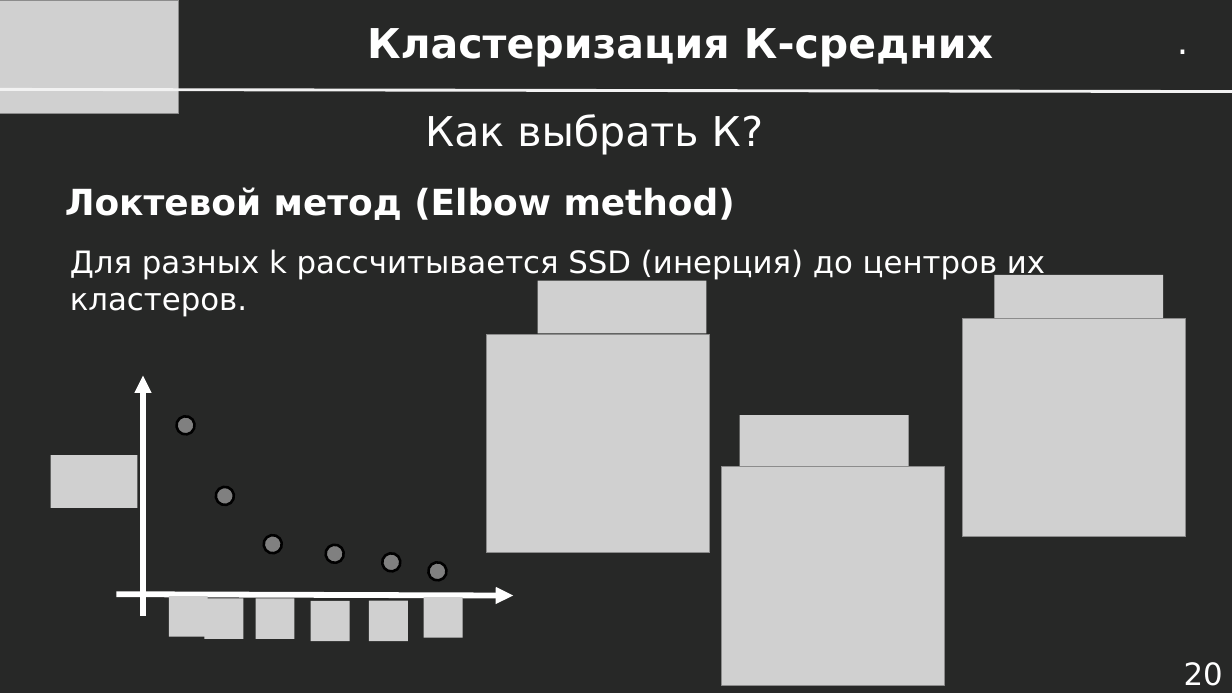
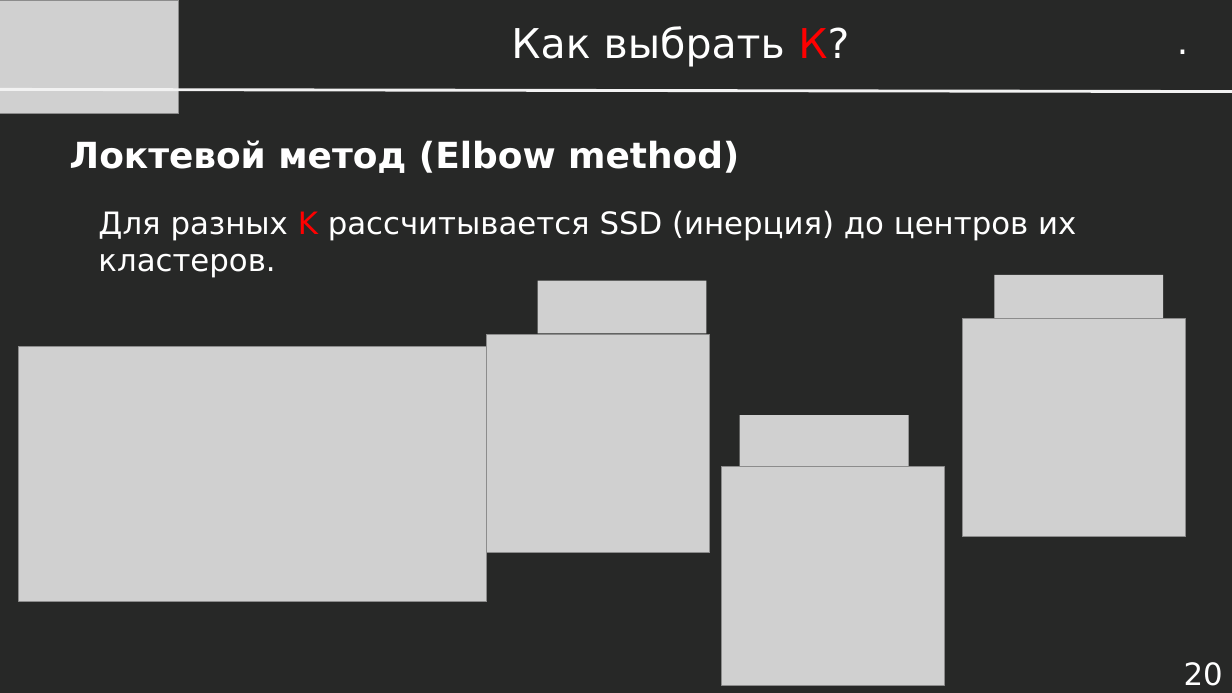
Before and after one commit to dayekb/Study, a slide deck: slide 20 of rus/UrFU/SberML/2023/Presentations/Лекция 1.08 - Кластеризация.pptx. Drawn at 1232x693 pixels with LibreOffice and Linux fonts; fonts in the diff are those of the drawing; grey boxes stand for pictures. Boxes give left, top, right and bottom in pixels: in the first picture for what was removed or moved away, otherwise in the second. Text is boxed around its words. In the diff, an @@ line names an element or a change of style, - is before the commit and + after.

```diff
--- a/rus/UrFU/SberML/2023/Presentations/Лекция 1.08 - Кластеризация.pptx
+++ b/rus/UrFU/SberML/2023/Presentations/Лекция 1.08 - Кластеризация.pptx
@@ text at <box>511,26,849,67</box>: text changed; bold off @@
-Кластеризация К-средних
+Как выбрать К?
@@ title removed at <box>425,114,763,155</box> @@
-Как выбрать К?
@@ text "Локтевой метод (Elbow method)": place and size @@
-text "Локтевой метод (Elbow method)" at <box>65,187,735,220</box>
+text "Локтевой метод (Elbow method)" at <box>69,140,739,173</box>
@@ text at <box>98,210,1076,278</box>: text changed @@
-Для разных k рассчитывается SSD (инерция) до центров их кластеров.
+Для разных K рассчитывается SSD (инерция) до центров их кластеров.
@@ picture added at <box>18,347,486,602</box> @@
@@ arrow removed from (143, 616) to (143, 375) @@
@@ ellipse removed at <box>174,413,198,437</box> @@
@@ picture removed at <box>51,455,138,507</box> @@
@@ ellipse removed at <box>214,484,237,508</box> @@
@@ ellipse removed at <box>261,533,284,556</box> @@
@@ ellipse removed at <box>323,542,346,565</box> @@
@@ ellipse removed at <box>380,551,404,575</box> @@
@@ ellipse removed at <box>426,559,450,583</box> @@
@@ arrow removed from (116, 594) to (513, 595) @@
@@ picture removed at <box>169,596,208,637</box> @@
@@ picture removed at <box>204,599,243,640</box> @@
@@ picture removed at <box>256,599,295,640</box> @@
@@ picture removed at <box>424,597,463,638</box> @@
@@ picture removed at <box>311,601,349,641</box> @@
@@ picture removed at <box>369,601,408,641</box> @@
```
Also in this commit, not shown: 6 other slides changed, 3 other files.
